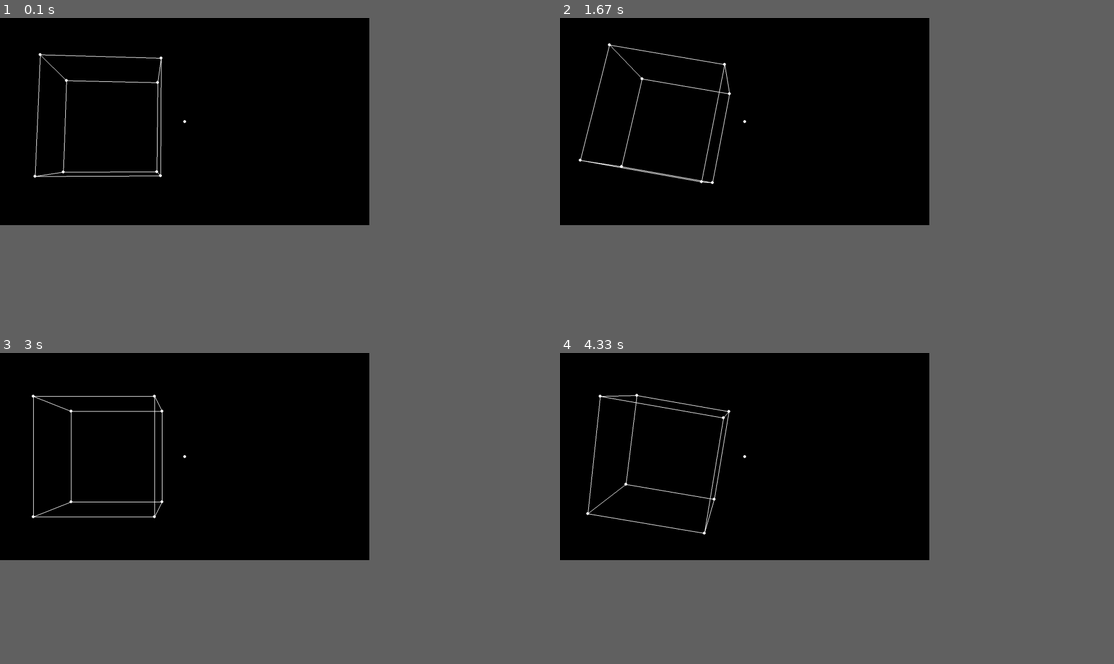
Above: before the commit, frames 1-4 (two rows, left to right).
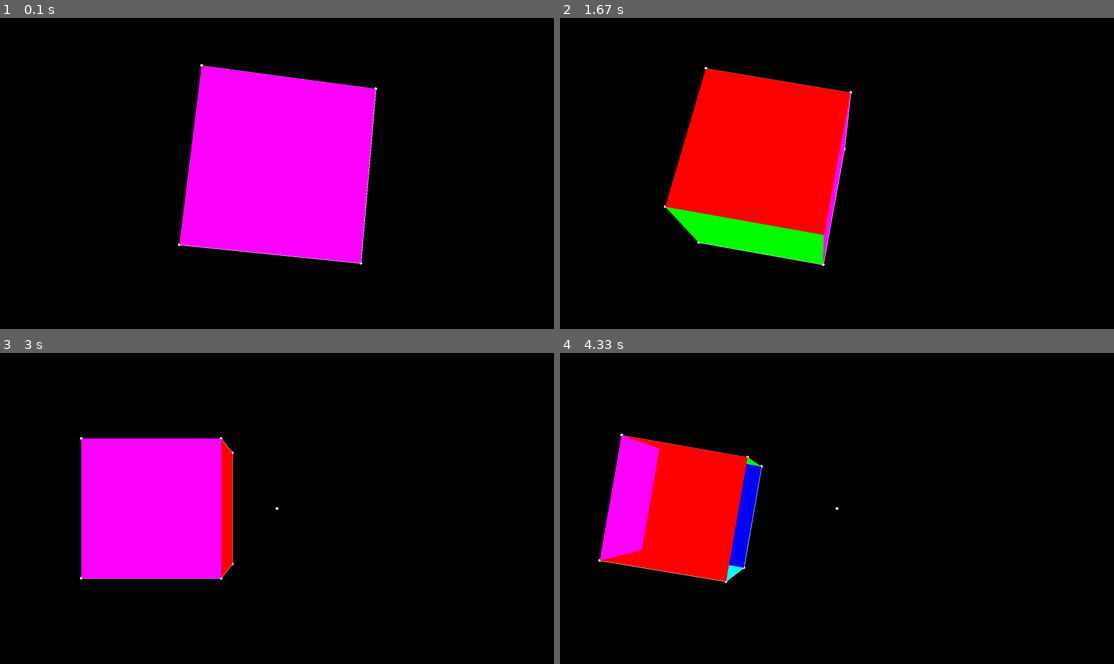
Above: after the commit, the same moments.

Repository: SteakFisher/pyGameEngine
Game: pygame game, started from main.py
Two runs of this game, one before a commit and one after it. Both use one fixed random seed, a clock stepped at 60 frames per second and the inputs below.
Inputs:
- Up to frame 1 (0.1 s): no input
- Up to frame 2 (1.67 s): no input
- Up to frame 3 (3 s): no input
- Up to frame 4 (4.33 s): no input
In our replay, the window is 600x337 before the commit and 900x506 after it. These sizes can differ from the game's own. Grey fills any space a smaller window leaves; there, only what the larger window draws over its background counts as a difference.

The runs differ from the first frame. In frame 1, 19% of the frame differs, in the area x 6-69%, y 11-80%; in frame 2, 16%; in frame 3, 13%; in frame 4, 11%.

Commit message:
Filled in surfaces

Diff:
--- a/main.py
+++ b/main.py
@@ -9,15 +9,15 @@
 
 pygame.init()
 
-screen_width = 1280
-screen_height = 720
+screen_width = 1920
+screen_height = 1080
 
 screen = pygame.display.set_mode((screen_width, screen_height))
 clock = pygame.time.Clock()
 running = True
 
 environment: List[Object] = []
-cube1: Cube = Cube(environment, screen, Position(1.5, 0, 7), Rotation(0, 0, 0))
+cube1: Cube = Cube(environment, screen, Position(0, 0, 7), Rotation(0, 0, 0))
 
 while running:
     for event in pygame.event.get():
@@ -26,8 +26,8 @@
 
     screen.fill("black")
 
-    # cube1.setPosition(cube1.pos + Position(0, 0, 0.01))
-    cube1.setRotation(cube1.rot + Rotation(1, 1, 0))
+    cube1.setPosition(cube1.pos + Position(0.01, 0, 0.01))
+    cube1.setRotation(cube1.rot + Rotation(1, 1, 1))
     # cube1.setScale(cube1.scale + Scaling(0.01, 0.01, 0.01))
 
     pygame.draw.circle(screen, Color(255, 255, 255), (screen.get_width() / 2, screen.get_height() / 2), 5)
--- a/newClasses/Cube.py
+++ b/newClasses/Cube.py
@@ -32,6 +32,14 @@
 
             [6, 7]
         ]
+        self.faces = [
+            [0, 3, 1, 5],
+            [0, 8, 2, 4],
+            [1, 9, 2, 6],
+            [3, 10, 4, 7],
+            [5, 11, 6, 7],
+            [8, 11, 9, 10]
+        ]
 
     @staticmethod
     def __getUnitCube():
@@ -59,6 +67,24 @@
     def __drawEdges(self, pixels):
         for i in self.edges:
             pygame.draw.line(self.screen, Color(255, 255, 255), pixels[i[0]], pixels[i[1]], 2)
+
+    def __drawFaces(self, pixels):
+        # pygame.draw.polygon(self.screen, Color(0,255,0), ((15, 65), (86, 125), (250, 375), (400, 25), (60, 540)))
+
+        Colors = [Color(0, 0, 0), Color(0, 0, 255), Color(0, 255, 0), Color(0, 255, 255), Color(255, 0, 0),
+                  Color(255, 0, 255), Color(255, 255, 0), Color(255, 255, 255)]
+
+        i = 0
+
+        for face in self.faces:
+            surface = []
+            for edge in face:
+                surface.append(pixels[self.edges[edge][0]])
+                surface.append(pixels[self.edges[edge][1]])
+
+            pygame.draw.polygon(self.screen, Colors[i], tuple(surface))
+            i += 1
+
 
     def draw(self):
         screen = self.screen
@@ -93,8 +119,6 @@
         for vertex in transformedVertices:
             vertex = numpy.dot(projection_matrix, vertex)
 
-            print(vertex / vertex[3])
-
             vertex /= vertex[3]
 
             screen_x = vertex[0] * screen.get_width() / 2 + screen.get_width() / 2
@@ -106,8 +130,7 @@
             pygame.draw.circle(screen, Color(255, 255, 255), pixel, 5)
 
         self.__drawEdges(pixels)
-
-
+        self.__drawFaces(pixels)
 
     def tick(self):
         self.draw()
